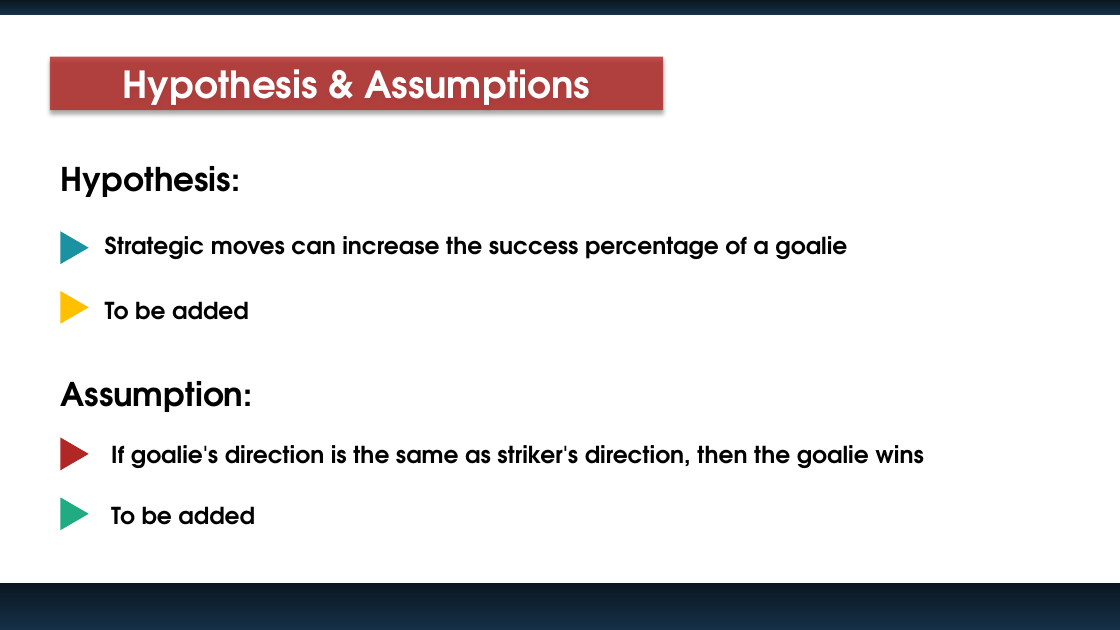
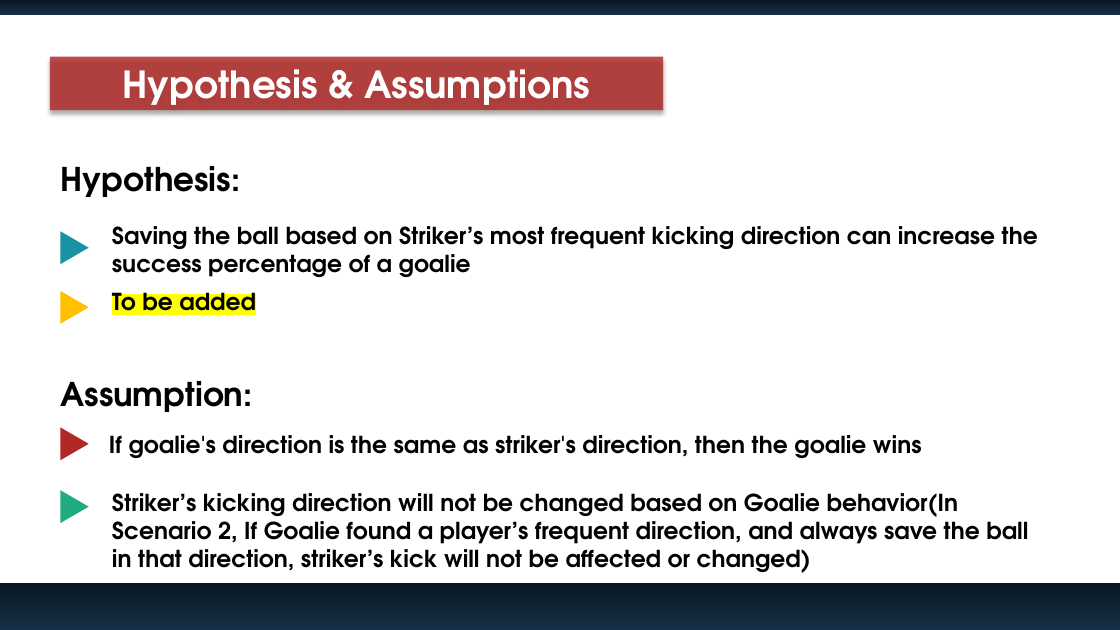
Before and after one commit to saloneeshah/Final-Project, a slide deck: slide 4 of Goalkeepr Success Rate Slide.pptx. Drawn at 1120x630 pixels with LibreOffice and Linux fonts; fonts in the diff are those of the drawing. Boxes give left, top, right and bottom in pixels: in the first picture for what was removed or moved away, otherwise in the second. Text is boxed around its words. In the diff, an @@ line names an element or a change of style, - is before the commit and + after.

```diff
--- a/Goalkeepr Success Rate Slide.pptx
+++ b/Goalkeepr Success Rate Slide.pptx
@@ text at box(112, 226, 1038, 277): text changed @@
-Strategic moves can increase the success percentage of a goalie
+Saving the ball based on Striker’s most frequent kicking direction can increase the success percentage of a goalie
@@ text "To be added": place and size @@
-text "To be added" at box(105, 301, 249, 320)
+text "To be added" at box(112, 286, 256, 321)
@@ text "To be added" at box(112, 286, 256, 321): highlight none to #FFFF00 @@
@@ triangle: place and size @@
-triangle at box(60, 438, 89, 471)
+triangle at box(60, 428, 89, 461)
@@ text "If goalie's direction is the ...": place and size @@
-text "If goalie's direction is the ..." at box(111, 445, 924, 468)
+text "If goalie's direction is the ..." at box(109, 435, 922, 458)
@@ triangle: place and size @@
-triangle at box(60, 498, 89, 531)
+triangle at box(60, 490, 89, 523)
@@ text at box(112, 493, 1028, 573): text changed @@
-To be added
+Striker’s kicking direction will not be changed based on Goalie behavior(In Scenario 2, If Goalie found a player’s frequent direction, and always save the ball in that direction, striker’s kick will not be affected or changed)
```
Also in this commit, not shown: 3 other slides changed.
